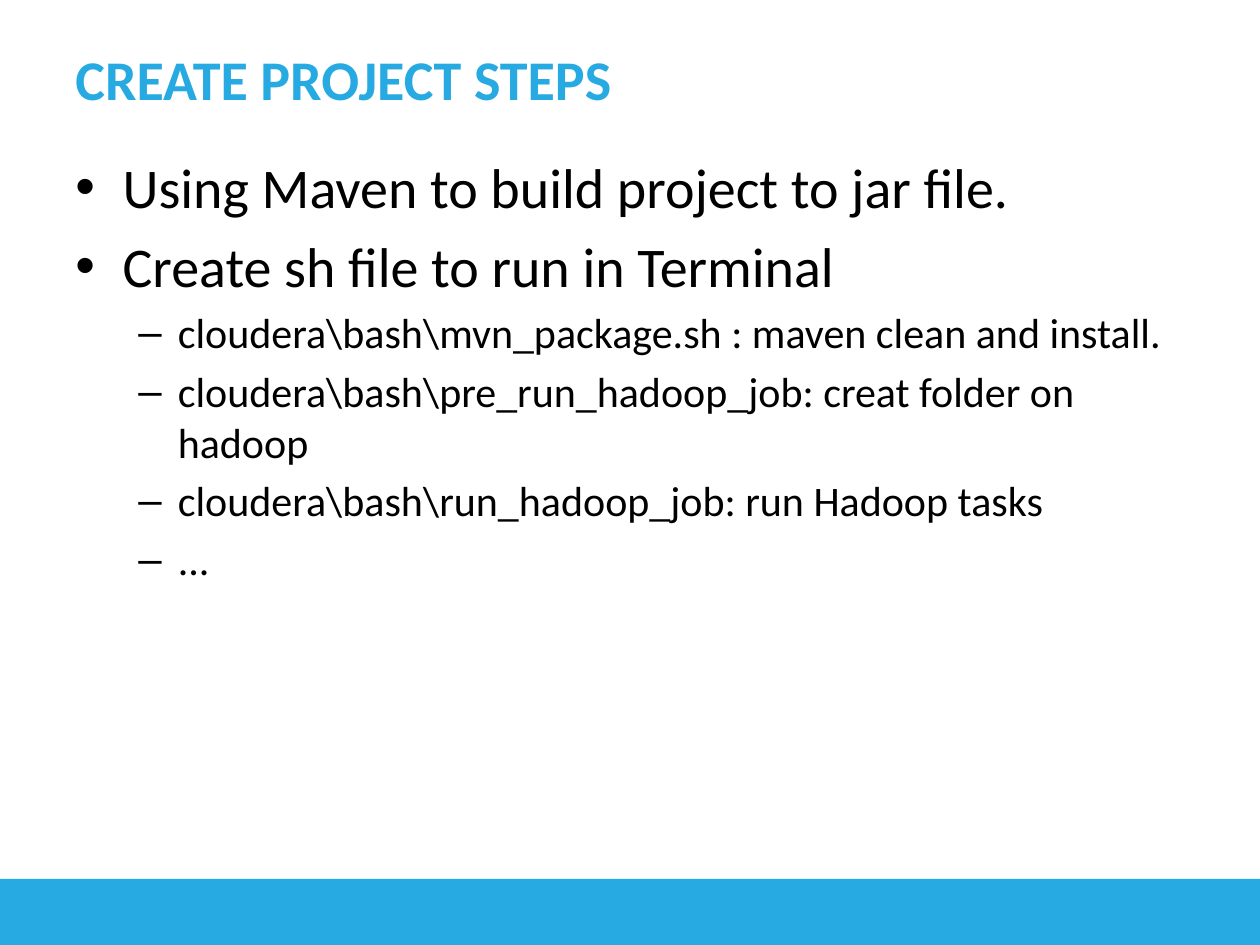
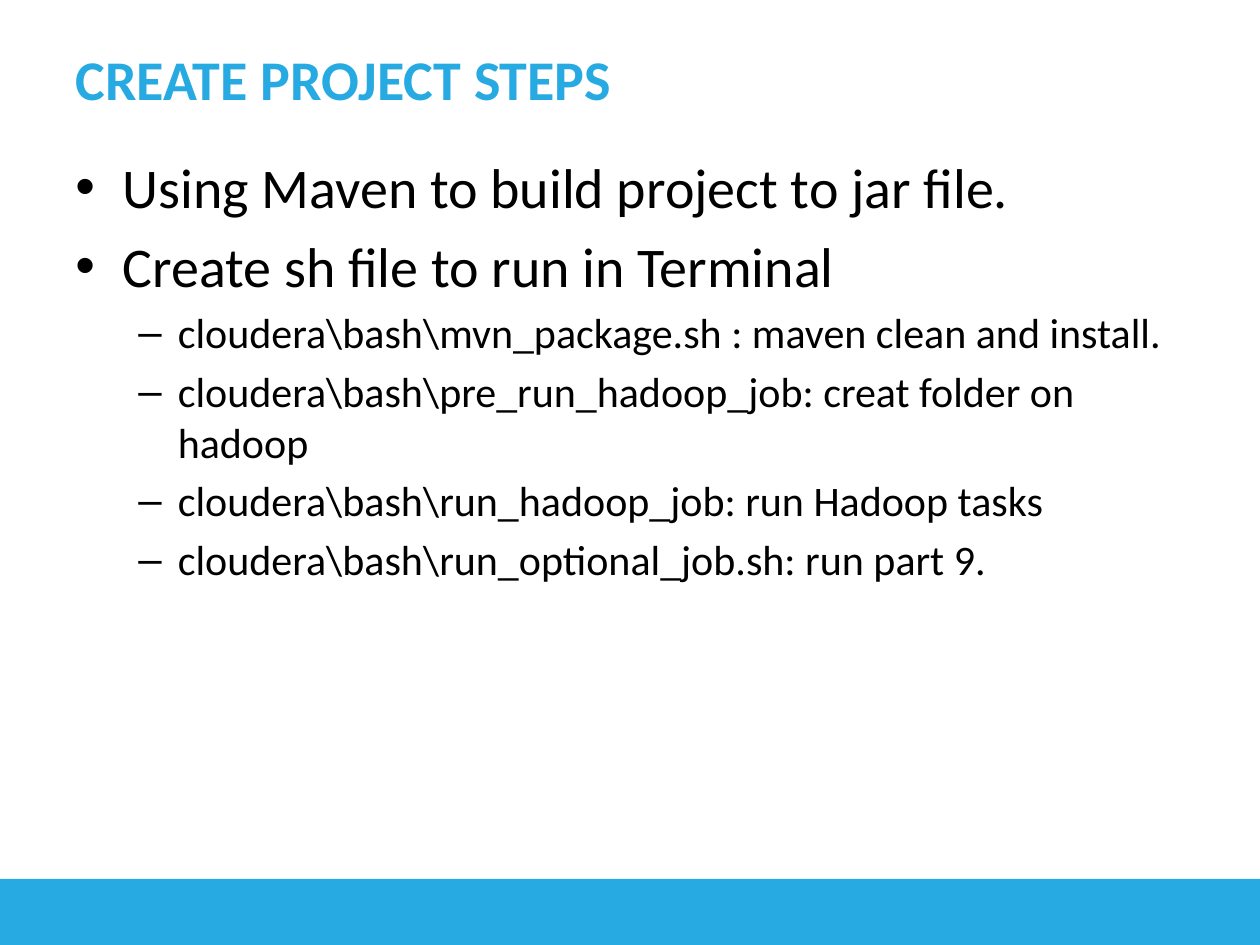
Before and after one commit to longhuynh/BigData, a slide deck: slide 7 of docs/Presentation.pptx. Drawn at 1260x945 pixels with LibreOffice and Linux fonts; fonts in the diff are those of the drawing. Boxes give left, top, right and bottom in pixels: in the first picture for what was removed or moved away, otherwise in the second. Text is boxed around its words. In the diff, an @@ line names an element or a change of style, - is before the commit and + after.

Commit message:
updated slide part 5-9

```diff
--- a/docs/Presentation.pptx
+++ b/docs/Presentation.pptx
@@ text at (178, 545, 986, 583): text changed @@
-  – ...
+  – cloudera\bash\run_optional_job.sh: run part 9.
```
Also in this commit, not shown: 1 other slide changed, 11 slides added, 1 slide removed.
